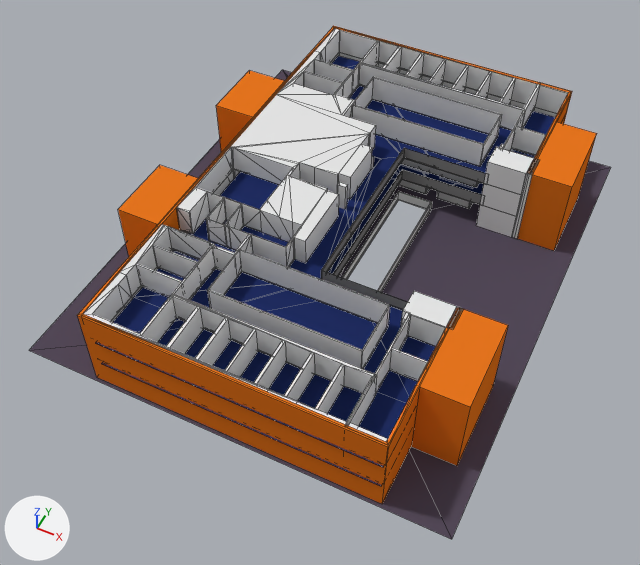
The Blender file bham_cs_sim/data/CS_Building.blend, before and after one commit.
Both versions are drawn from a 50 mm camera at (22.4, -58.9, 64.5) aimed at (-4.5, -5.1, -2.8). The axes (+X, +Y, +Z) are drawn at lower left. The lights are the same throughout. Mesh edges are drawn as thin lines.

Names of what the first picture shows: 'BuildingBound', 'Cube.005', 'Cube.006', 'Cube.011', 'Cube.012', 'Cube.013', 'EastOffices.002', 'EastStairs', 'Floor0', 'Floor1', 'Floor2', 'GlassBarrier.000', 'GlassBarrier.001', 'NorthOffices', 'NorthOffices.002', 'WestOffices.001', 'WestStairs'.
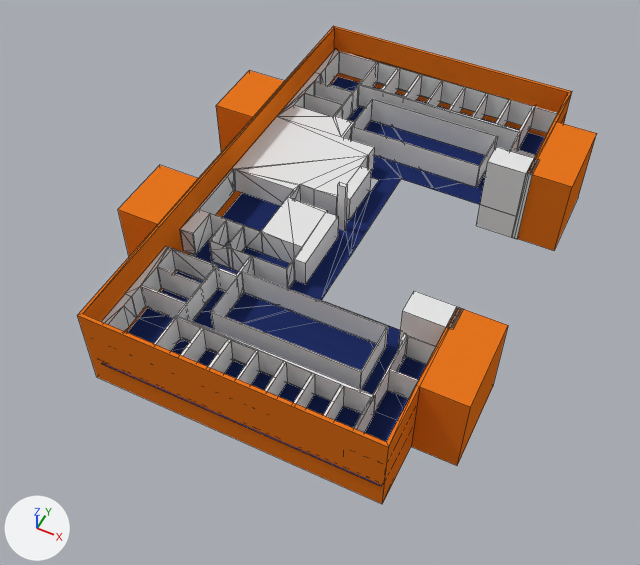
Commit message: adding door to common room

The change in detail:
me_cube_001 is used by ob_northoffices; location (-11.1, -4.6, 1.5); scale (6.56, 4.96, 1.5).
me_cube_001 had 166 vertices, 209 faces and spanned x -1.0..1.0, y -1.0..3.02, z -1.0..1.0.
me_cube_001 now has 180 vertices, 232 faces and spans x -1.0..1.0, y -1.0..3.02, z -1.0..1.0.
Part 1, on me_cube_001:
10 vertices are removed from x 0.11..0.4, y -0.35..1.0, z -1.0..1.0.
67 faces are deleted.
2 vertices move within x 0.81, y -0.69, z -1.0.
24 vertices are added at x 0.11..0.15, y -0.35..1.04, z -1.0..1.0.
90 new faces join them.
Object 'Cube.012' (ob_cube_012) is now hidden.
Object 'Cube.006' (ob_cube_006) is now hidden.
Object 'Cube.005' (ob_cube_005) is now hidden.
Object 'Floor0' (ob_floor0) is now hidden.
Object 'GlassBarrier.000' (ob_glassbarrier_000) is now hidden.
Object 'Floor2' (ob_floor2) is now hidden.
Object 'WestOffices.001' (ob_westoffices_001) is now hidden.
Object 'Cube.013' (ob_cube_013) is now hidden.
Object 'NorthOffices.002' (ob_northoffices_002) is now hidden.
Object 'Cube.011' (ob_cube_011) is now hidden.
Object 'EastOffices.002' (ob_eastoffices_002) is now hidden.
Object 'GlassBarrier.001' (ob_glassbarrier_001) is now hidden.

Changed parts and their boxes (x1, y1, x2, y2) in the pictures (640 x 565 px; the box of a moved part takes in the faces that stretch with it):
'Floor0', hidden
    before: (29, 70, 611, 539)
'Floor2', hidden (blue)
    before: (96, 56, 555, 467)
'WestOffices.001', hidden
    before: (83, 208, 446, 442)
'NorthOffices.002', hidden
    before: (177, 95, 376, 267)
'NorthOffices', reshaped
    before: (214, 156, 374, 195)
    after: (181, 117, 374, 289)
'EastOffices.002', hidden
    before: (276, 28, 568, 158)
'Cube.013', hidden
    before: (207, 249, 390, 369)
'Cube.011', hidden
    before: (352, 77, 502, 166)
'GlassBarrier.001', hidden
    before: (321, 148, 486, 310)
'GlassBarrier.000', hidden
    before: (333, 169, 482, 276)
'Cube.012', hidden
    before: (342, 191, 432, 292)
'Cube.006', hidden
    before: (437, 191, 473, 209)
'Cube.005', hidden
    before: (398, 180, 430, 194)
part 1 of me_cube_001, moved or reshaped (not visible before)
    after: (244, 156, 371, 263)
'Floor1', unchanged, uncovered by the edit
    before: (101, 157, 484, 486)
    after: (101, 77, 545, 486)
'WestOffices', unchanged, uncovered by the edit
    before: (111, 230, 188, 322)
    after: (101, 229, 436, 433)
'EastOffices', unchanged, uncovered by the edit
    before: (330, 52, 557, 117)
    after: (277, 50, 557, 158)
'Cube', unchanged, uncovered by the edit
    after: (211, 271, 388, 390)
